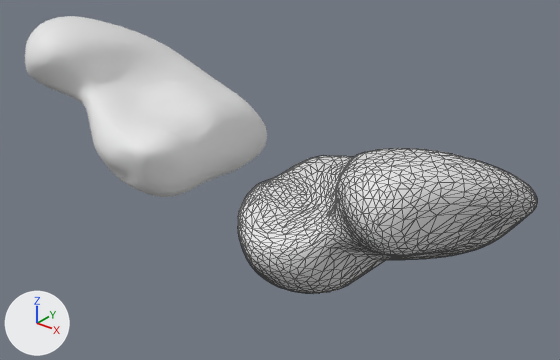
The glTF model public/assets/skullbase-v3/pf_tonsil.glb, before and after one commit.
Before and after are seen from a 50 mm camera at (41.6, -16.6, -17.2) aimed at (6.0, 27.9, -44.8). Every picture has the same lights, and +X, +Y and +Z are marked at lower left. The picture after the commit comes second. Both versions are drawn at full value of the shape key 'telovelar' of 'R'; the numbers are the values there. Mesh edges are drawn as thin lines on the coarser meshes.

The first picture shows 'L', 'R'.
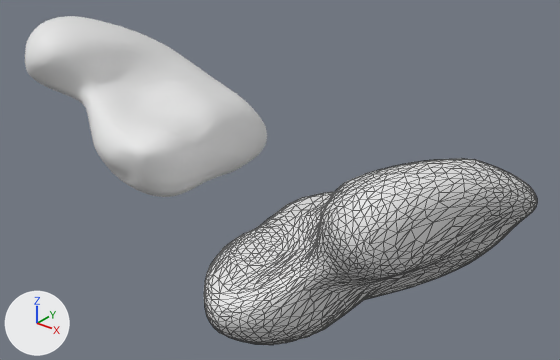
Pixel boxes (x1, y1, x2, y2) of what changed, in the pictures (560 x 360 px):
'R', reshaped, moved, rescaled (11% wider, 28% taller): before (238, 148, 537, 294); after (204, 158, 537, 345)

Diff of the bpy script that builds the scene:
```diff
--- a/public/assets/skullbase-v3/pf_tonsil.glb.py
+++ b/public/assets/skullbase-v3/pf_tonsil.glb.py
@@ me_r @@
 # used by ob_r; location = (11.7, 26.63, -38.0); scale = (13.3, 13.3, 13.3)
-me_r.from_pydata(...)  # 1821 vertices, 3638 faces; spans x -0.34..1.15, y -0.89..0.83, z -0.95..0.22
+me_r.from_pydata(...)  # 1821 vertices, 3638 faces; spans x -0.25..0.82, y -0.51..0.79, z -0.82..0.13
+# me_r part 1: 1821 of 1821 vertices moved; they spanned x -0.34..1.15, y -0.89..0.83, z -0.95..0.22 and now span x -0.25..0.82, y -0.51..0.79, z -0.82..0.13; mean shift (-0.1, 0.23, 0.0)
@@ ob_r @@
 ob_r = bpy.data.objects.new('R', me_r)
-ob_r.location = (11.7, 26.63, -38.0)
-ob_r.scale = (13.3, 13.3, 13.3)
+ob_r.location = (11.7, 21.34, -38.0)
+ob_r.scale = (18.6, 18.6, 18.6)
```
